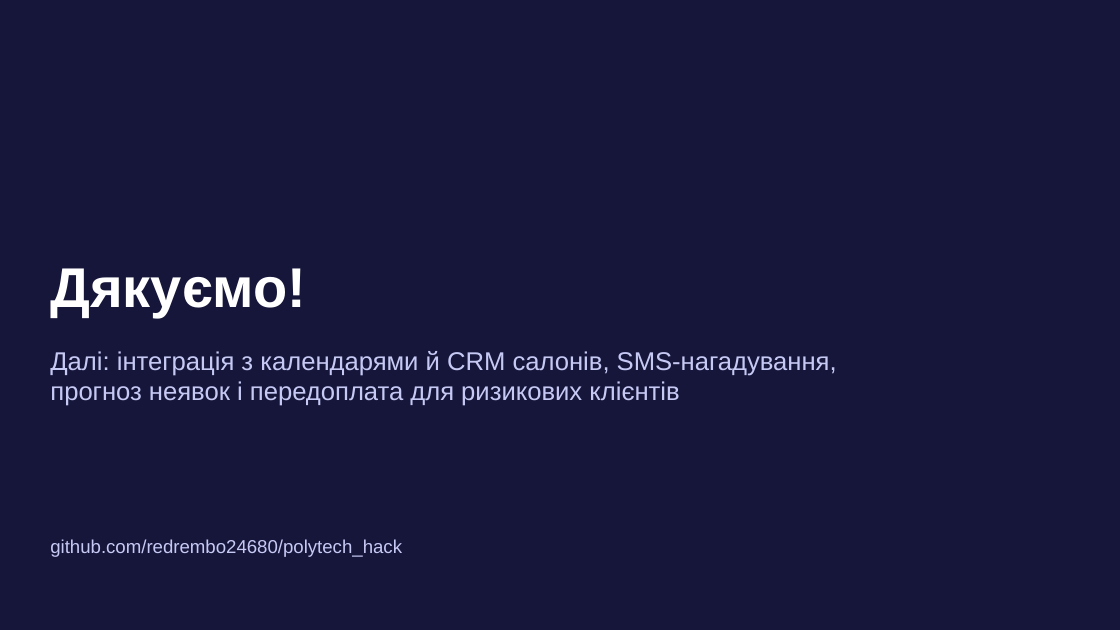
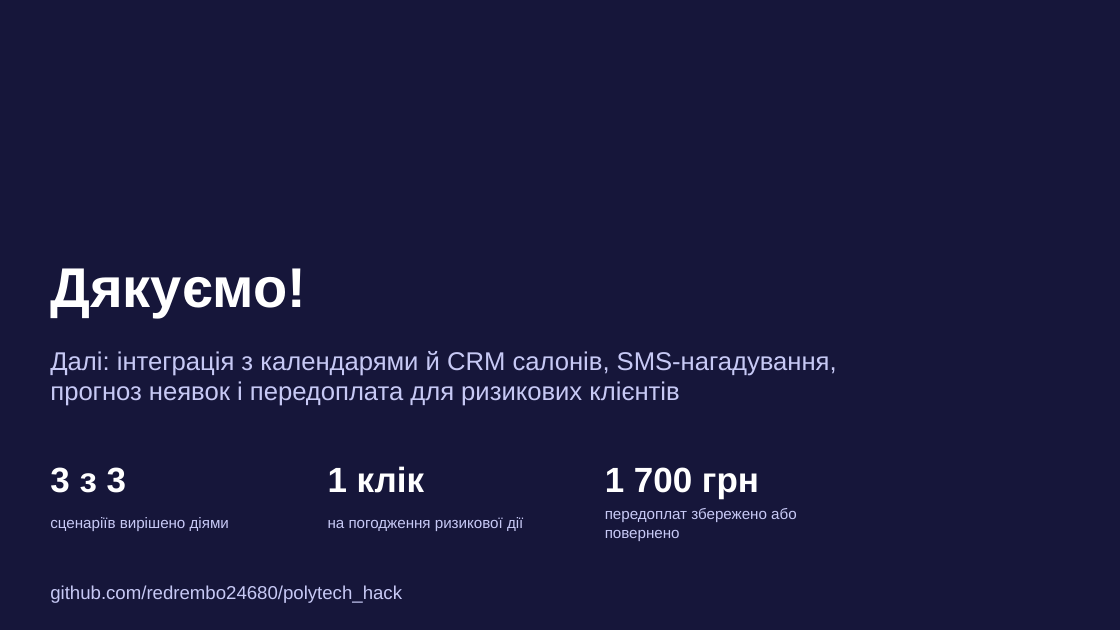
Before and after one commit to redrembo24680/polytech_hack, a slide deck: slide 10 of presentation/Bookly-pitch.pptx. Drawn at 1120x630 pixels with LibreOffice and Linux fonts; fonts in the diff are those of the drawing. Boxes give left, top, right and bottom in pixels: in the first picture for what was removed or moved away, otherwise in the second. Text is boxed around its words. In the diff, an @@ line names an element or a change of style, - is before the commit and + after.

```diff
--- a/presentation/Bookly-pitch.pptx
+++ b/presentation/Bookly-pitch.pptx
@@ text added at box(50, 467, 126, 493), 30 pt, text #FFFFFF, bold @@
+3 з 3
@@ text added at box(328, 466, 424, 493), 30 pt, text #FFFFFF, bold @@
+1 клік
@@ text added at box(605, 467, 759, 499), 30 pt, text #FFFFFF, bold @@
+1 700 грн
@@ text added at box(605, 508, 797, 541), 13 pt, text #C7C9F5 @@
+передоплат збережено або повернено
@@ text added at box(50, 517, 229, 531), 13 pt, text #C7C9F5 @@
+сценаріїв вирішено діями
@@ text added at box(328, 517, 523, 531), 13 pt, text #C7C9F5 @@
+на погодження ризикової дії
@@ text "github.com/redrembo24680/polytech_hack": place and size @@
-text "github.com/redrembo24680/polytech_hack" at box(50, 539, 402, 557)
+text "github.com/redrembo24680/polytech_hack" at box(50, 585, 402, 603)
```
Also in this commit, not shown: 1 slide added, 1 slide removed, 2 other files.
